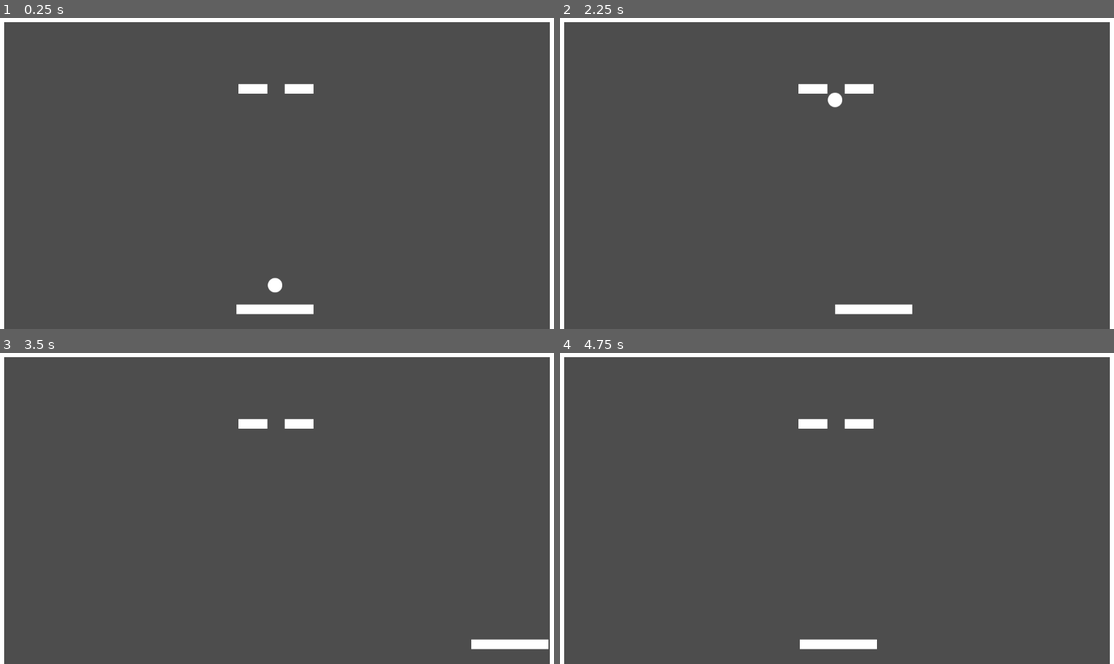
Above: before the commit, frames 1-4 (two rows, left to right).
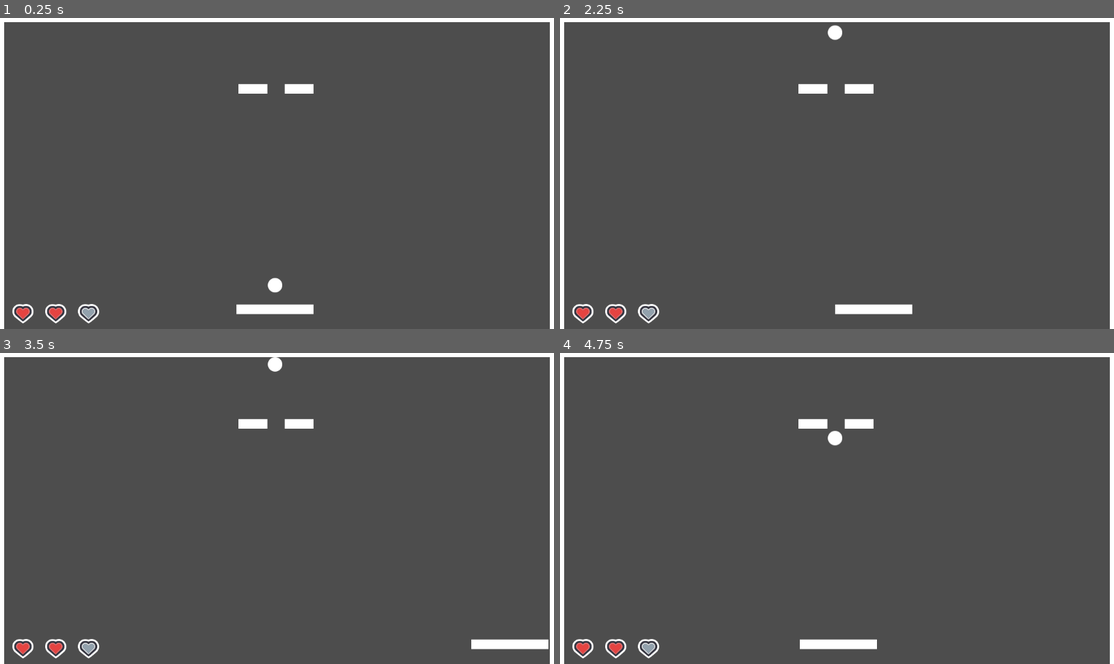
Above: after the commit, the same moments.

Repository: smarthall/20games
Game: Godot game, scene res://game_space.tscn
The game is run twice, just before and just after one commit, with the same random seed, the same clock (stepped at 60 frames per second) and the same inputs.
Inputs:
- Up to frame 1 (0.25 s): no input
- Up to frame 2 (2.25 s): tap Enter at 0.5 s; hold Right (PaddleRight) 0.53-1.28 s; hold Space (Action) 0.53-1.28 s; hold A (PaddleLeft) 1.28-2.03 s; tap Space (Action) at 1.35 s; hold Right (PaddleRight) from 2.03 s (still down); hold Space (Action) from 2.03 s (still down)
- Up to frame 3 (3.5 s): keep holding Right (PaddleRight); release Space (Action) at 2.78 s; tap Space (Action) at 2.85 s
- Up to frame 4 (4.75 s): release Right (PaddleRight) at 3.53 s; hold Space (Action) 3.53-4.28 s; hold A (PaddleLeft) from 3.53 s (still down); tap Space (Action) at 4.35 s

The runs differ from the first frame. In frame 1, 0.4% of the frame differs, in the area x 2-18%, y 91-99%; in frame 2, 0.6%, in the area x 2-51%, y 2-99%; in frame 3, 0.5%; in frame 4, 0.5%.

Commit message:
Lives implemented

Diff:
--- /dev/null
+++ b/breakout/Resources/hud_heart.svg
@@ -0,0 +1,9 @@
+<svg width="64" height="64" xmlns="http://www.w3.org/2000/svg" xmlns:xlink="http://www.w3.org/1999/xlink">
+  <defs/>
+  <g>
+    <path stroke="none" fill="#FFFFFF" d="M14 27.65 L14.2 29.9 Q14.85 33.45 17.4 35.85 31.05 47.95 32 48 33.25 48.1 46.6 35.85 49.15 33.45 49.8 29.9 L50 27.65 Q50 22.9 46.75 19.5 L46.6 19.35 Q43.3 16.2 38.5 16 L36.35 16.2 Q33.85 16.6 32 17.9 30.15 16.6 27.65 16.2 L25.5 16 Q20.7 16.2 17.4 19.35 L17.25 19.5 Q14 22.9 14 27.65 M32 13.35 Q33 12.85 35 12.45 L38.7 12 Q44.35 12.3 49.05 16.2 51.15 17.95 52.6 21.25 54 24.55 54 27.65 L53.75 30.65 Q52.85 35.5 49.35 38.8 L49.3 38.8 Q34.2 52.65 31.8 52 31.1 52.2 22.8 45.5 L14.65 38.8 Q12.3 36.6 10.25 30.45 L10 27.65 Q10 21.4 14.2 16.9 17.9 13.95 19.65 13.3 22.15 12.35 25.9 12.4 30.85 12.8 32 13.35"/>
+    <path stroke="none" fill="#353541" d="M14 27.65 Q14 22.9 17.25 19.5 L17.4 19.35 Q20.7 16.2 25.5 16 L27.65 16.2 Q30.15 16.6 32 17.9 33.85 16.6 36.35 16.2 L38.5 16 Q43.3 16.2 46.6 19.35 L46.75 19.5 Q50 22.9 50 27.65 L49.8 29.9 Q49.15 33.45 46.6 35.85 33.25 48.1 32 48 31.05 47.95 17.4 35.85 14.85 33.45 14.2 29.9 L14 27.65 M32 44 L43.85 32.95 Q45.45 31.45 45.85 29.2 L46 27.65 Q46 24.5 43.85 22.25 41.6 20.1 38.35 20 36 19.9 33.85 21.5 32.75 22.25 32 23.35 31.25 22.25 30.15 21.5 28 19.9 25.65 20 22.4 20.1 20.15 22.25 18 24.5 18 27.65 L18.15 29.2 Q18.55 31.45 20.15 32.95 31.6 44 32 44"/>
+    <path stroke="none" fill="#F17575" d="M32 44 Q31.6 44 20.15 32.95 18.55 31.45 18.15 29.2 L18 27.65 Q18 24.5 20.15 22.25 22.4 20.1 25.65 20 28 19.9 30.15 21.5 31.25 22.25 32 23.35 32.75 22.25 33.85 21.5 36 19.9 38.35 20 41.6 20.1 43.85 22.25 46 24.5 46 27.65 L45.85 29.2 Q45.45 31.45 43.85 32.95 L32 44 M21.55 31.5 Q32 41.6 32 42 32 41.6 42.45 31.5 43.6 30.45 43.85 28.85 L44 27.65 Q44 25.35 42.45 23.7 L42.4 23.65 Q40.7 22.05 38.3 22 L38.25 22 Q36.6 21.95 35.05 23.1 L34.95 23.15 Q34.2 23.7 33.65 24.5 L32.6 25.25 32 25.35 31.4 25.25 Q30.75 25.05 30.35 24.5 L29.05 23.15 28.95 23.1 Q27.4 21.95 25.75 22 L25.7 22 Q23.3 22.05 21.6 23.65 L21.55 23.7 Q20 25.35 20 27.65 L20.15 28.85 Q20.4 30.45 21.55 31.5"/>
+    <path stroke="none" fill="#E54341" d="M21.55 31.5 Q20.4 30.45 20.15 28.85 L20 27.65 Q20 25.35 21.55 23.7 L21.6 23.65 Q23.3 22.05 25.7 22 L25.75 22 Q27.4 21.95 28.95 23.1 L29.05 23.15 30.35 24.5 Q30.75 25.05 31.4 25.25 L32 25.35 32.6 25.25 33.65 24.5 Q34.2 23.7 34.95 23.15 L35.05 23.1 Q36.6 21.95 38.25 22 L38.3 22 Q40.7 22.05 42.4 23.65 L42.45 23.7 Q44 25.35 44 27.65 L43.85 28.85 Q43.6 30.45 42.45 31.5 32 41.6 32 42 32 41.6 21.55 31.5"/>
+  </g>
+</svg>
--- /dev/null
+++ b/breakout/Resources/hud_heart_empty.svg
@@ -0,0 +1,9 @@
+<svg width="64" height="64" xmlns="http://www.w3.org/2000/svg" xmlns:xlink="http://www.w3.org/1999/xlink">
+  <defs/>
+  <g>
+    <path stroke="none" fill="#FFFFFF" d="M14 27.65 L14.2 29.9 Q14.85 33.45 17.4 35.85 31.05 47.95 32 48 33.25 48.1 46.6 35.85 49.15 33.45 49.8 29.9 L50 27.65 Q50 22.9 46.75 19.5 L46.6 19.35 Q43.3 16.2 38.5 16 L36.35 16.2 Q33.85 16.6 32 17.9 30.15 16.6 27.65 16.2 L25.5 16 Q20.7 16.2 17.4 19.35 L17.25 19.5 Q14 22.9 14 27.65 M32 13.35 Q33 12.85 35 12.45 L38.7 12 Q44.35 12.3 49.05 16.2 51.15 17.95 52.6 21.25 54 24.55 54 27.65 L53.75 30.65 Q52.85 35.5 49.35 38.8 L49.3 38.8 Q34.75 52.15 32 52.05 L31.8 52 Q31.1 52.2 22.8 45.5 L14.65 38.8 Q12.3 36.6 10.25 30.45 L10 27.65 Q10 21.4 14.2 16.9 17.9 13.95 19.65 13.3 22.15 12.35 25.9 12.4 30.85 12.8 32 13.35"/>
+    <path stroke="none" fill="#353541" d="M14 27.65 Q14 22.9 17.25 19.5 L17.4 19.35 Q20.7 16.2 25.5 16 L27.65 16.2 Q30.15 16.6 32 17.9 33.85 16.6 36.35 16.2 L38.5 16 Q43.3 16.2 46.6 19.35 L46.75 19.5 Q50 22.9 50 27.65 L49.8 29.9 Q49.15 33.45 46.6 35.85 33.25 48.1 32 48 31.05 47.95 17.4 35.85 14.85 33.45 14.2 29.9 L14 27.65 M32 23.35 Q31.25 22.25 30.15 21.5 28 19.9 25.65 20 22.4 20.1 20.15 22.25 18 24.5 18 27.65 L18.15 29.2 Q18.55 31.45 20.15 32.95 31.6 44 32 44 L43.85 32.95 Q45.45 31.45 45.85 29.2 L46 27.65 Q46 24.5 43.85 22.25 41.6 20.1 38.35 20 36 19.9 33.85 21.5 32.75 22.25 32 23.35"/>
+    <path stroke="none" fill="#E8EBEE" d="M32 23.35 Q32.75 22.25 33.85 21.5 36 19.9 38.35 20 41.6 20.1 43.85 22.25 46 24.5 46 27.65 L45.85 29.2 Q45.45 31.45 43.85 32.95 L32 44 Q31.6 44 20.15 32.95 18.55 31.45 18.15 29.2 L18 27.65 Q18 24.5 20.15 22.25 22.4 20.1 25.65 20 28 19.9 30.15 21.5 31.25 22.25 32 23.35 M32 25.35 L31.4 25.25 Q30.75 25.05 30.35 24.5 L29.05 23.15 28.95 23.1 Q27.4 21.95 25.75 22 L25.7 22 Q23.3 22.05 21.6 23.65 L21.55 23.7 Q20 25.35 20 27.65 L20.15 28.85 Q20.4 30.45 21.55 31.5 32 41.6 32 42 32 41.6 42.45 31.5 43.6 30.45 43.85 28.85 L44 27.65 Q44 25.35 42.45 23.7 L42.4 23.65 Q40.7 22.05 38.3 22 L38.25 22 Q36.6 21.95 35.05 23.1 L34.95 23.15 Q34.2 23.7 33.65 24.5 L32.6 25.25 32 25.35"/>
+    <path stroke="none" fill="#92A1AD" d="M32 25.35 L32.6 25.25 33.65 24.5 Q34.2 23.7 34.95 23.15 L35.05 23.1 Q36.6 21.95 38.25 22 L38.3 22 Q40.7 22.05 42.4 23.65 L42.45 23.7 Q44 25.35 44 27.65 L43.85 28.85 Q43.6 30.45 42.45 31.5 32 41.6 32 42 32 41.6 21.55 31.5 20.4 30.45 20.15 28.85 L20 27.65 Q20 25.35 21.55 23.7 L21.6 23.65 Q23.3 22.05 25.7 22 L25.75 22 Q27.4 21.95 28.95 23.1 L29.05 23.15 30.35 24.5 Q30.75 25.05 31.4 25.25 L32 25.35"/>
+  </g>
+</svg>
--- a/breakout/game_space.gd
+++ b/breakout/game_space.gd
@@ -1,15 +1,49 @@
 extends Node2D
 
+@export var initial_lives :int = 3
+
 @onready var ball_holding_node : Node2D = $Player/BallHoldingNode
-@onready var ball : Ball = $Player/BallHoldingNode/Ball
+@onready var ui : CanvasLayer = $UI
+
+@onready var lives : int = 0: set = update_lives_display
+
+const ball_scene : PackedScene = preload("res://ball.tscn")
+
+var held_ball: Ball = null
+
+func _ready() -> void:
+	lives = initial_lives
+	new_ball()
 
 func _input(event: InputEvent) -> void:
-	if event.is_action_pressed("Action") && ball.get_parent() == ball_holding_node:
+	if event.is_action_pressed("Action") && held_ball:
 		launch_ball()
 
 	elif event.is_action_pressed("ui_cancel"):
 		get_tree().quit()
 
+func update_lives_display(value: int) -> void:
+	lives = value
+	ui.hearts = value
+
+func new_ball() -> void:
+	held_ball = ball_scene.instantiate()
+	ball_holding_node.add_child.call_deferred(held_ball)
+
 func launch_ball() -> void:
-	ball.reparent(self)
-	ball.start()
+	if not held_ball:
+		push_error("No held_ball instance to launch!")
+		return
+
+	held_ball.reparent(self)
+	held_ball.start()
+
+func _on_ball_killer_body_entered(body: Node2D) -> void:
+	if body is Ball:
+		lives -= 1
+		if lives <= 0:
+			get_tree().quit()
+
+		else:
+			body.queue_free()
+			new_ball()
--- a/breakout/game_space.tscn
+++ b/breakout/game_space.tscn
@@ -1,9 +1,9 @@
-[gd_scene load_steps=8 format=3 uid="uid://bbk25xfktogup"]
+[gd_scene load_steps=9 format=3 uid="uid://bbk25xfktogup"]
 
 [ext_resource type="PackedScene" uid="uid://c6rpcu815yae4" path="res://player.tscn" id="1_63fvg"]
 [ext_resource type="Script" uid="uid://uu45niv78pa0" path="res://game_space.gd" id="1_ihldm"]
-[ext_resource type="PackedScene" uid="uid://jgfp28ghomnu" path="res://ball.tscn" id="3_75ac5"]
 [ext_resource type="PackedScene" uid="uid://bsboa856u3ioq" path="res://brick.tscn" id="4_xq8gv"]
+[ext_resource type="PackedScene" uid="uid://dqyi0la612cb7" path="res://ui.tscn" id="5_wky0x"]
 
 [sub_resource type="RectangleShape2D" id="RectangleShape2D_n10u8"]
 size = Vector2(1172, 20)
@@ -14,8 +14,12 @@
 [sub_resource type="RectangleShape2D" id="RectangleShape2D_ihldm"]
 size = Vector2(20, 668)
 
+[sub_resource type="RectangleShape2D" id="RectangleShape2D_wky0x"]
+size = Vector2(1152, 20)
+
 [node name="GameSpace" type="Node2D"]
 script = ExtResource("1_ihldm")
+initial_lives = 2
 
 [node name="Boundaries" type="StaticBody2D" parent="."]
 collision_layer = 2
@@ -57,8 +61,6 @@
 [node name="BallHoldingNode" type="Node2D" parent="Player"]
 position = Vector2(0, -50)
 
-[node name="Ball" parent="Player/BallHoldingNode" instance=ExtResource("3_75ac5")]
-
 [node name="Bricks" type="Node2D" parent="."]
 
 [node name="Brick" parent="Bricks" instance=ExtResource("4_xq8gv")]
@@ -66,3 +68,15 @@
 
 [node name="Brick2" parent="Bricks" instance=ExtResource("4_xq8gv")]
 position = Vector2(622, 149)
+
+[node name="UI" parent="." instance=ExtResource("5_wky0x")]
+
+[node name="BallKiller" type="Area2D" parent="."]
+collision_layer = 16
+collision_mask = 4
+
+[node name="CollisionShape2D" type="CollisionShape2D" parent="BallKiller"]
+position = Vector2(576, 658)
+shape = SubResource("RectangleShape2D_wky0x")
+
+[connection signal="body_entered" from="BallKiller" to="." method="_on_ball_killer_body_entered"]
--- a/breakout/project.godot
+++ b/breakout/project.godot
@@ -44,6 +44,7 @@
 2d_physics/layer_2="Boundary"
 2d_physics/layer_3="Ball"
 2d_physics/layer_4="Bricks"
+2d_physics/layer_5="BallDeath"
 
 [rendering]
 
--- /dev/null
+++ b/breakout/ui.gd
@@ -0,0 +1,33 @@
+@tool
+
+extends CanvasLayer
+
+@export var hearts: int = 3: set = _set_health, get = _get_health
+
+const heart_full_texture = preload("res://Resources/hud_heart.svg")
+const heart_empty_texture = preload("res://Resources/hud_heart_empty.svg")
+
+@onready var heart_one_sprite = $Control/HBoxContainer/HeartOne
+@onready var heart_two_sprite = $Control/HBoxContainer/HeartTwo
+@onready var heart_three_sprite = $Control/HBoxContainer/HeartThree
+
+func _set_health(value: int) -> void:
+	hearts = value
+
+	if value < 3:
+		heart_three_sprite.texture = heart_empty_texture
+	else:
+		heart_three_sprite.texture = heart_full_texture
+
+	if value < 2:
+		heart_two_sprite.texture = heart_empty_texture
+	else:
+		heart_two_sprite.texture = heart_full_texture
+
+	if value < 1:
+		heart_one_sprite.texture = heart_empty_texture
+	else:
+		heart_one_sprite.texture = heart_full_texture
+
+func _get_health() -> int:
+	return hearts
--- /dev/null
+++ b/breakout/ui.tscn
@@ -0,0 +1,42 @@
+[gd_scene load_steps=3 format=3 uid="uid://dqyi0la612cb7"]
+
+[ext_resource type="Script" uid="uid://chby60n8rlv1s" path="res://ui.gd" id="1_fyqef"]
+[ext_resource type="Texture2D" uid="uid://drikmj7lppayo" path="res://Resources/hud_heart.svg" id="2_m6e0p"]
+
+[node name="UI" type="CanvasLayer"]
+script = ExtResource("1_fyqef")
+
+[node name="Control" type="Control" parent="."]
+layout_mode = 3
+anchors_preset = 0
+offset_right = 40.0
+offset_bottom = 40.0
+
+[node name="HBoxContainer" type="HBoxContainer" parent="Control"]
+layout_mode = 1
+anchors_preset = 12
+anchor_top = 1.0
+anchor_right = 1.0
+anchor_bottom = 1.0
+offset_top = 544.0
+offset_right = 160.0
+offset_bottom = 608.0
+grow_horizontal = 2
+grow_vertical = 0
+
+[node name="Spacer" type="Control" parent="Control/HBoxContainer"]
+custom_minimum_size = Vector2(30, 0)
+layout_mode = 2
+size_flags_horizontal = 8
+
+[node name="HeartOne" type="TextureRect" parent="Control/HBoxContainer"]
+layout_mode = 2
+texture = ExtResource("2_m6e0p")
+
+[node name="HeartTwo" type="TextureRect" parent="Control/HBoxContainer"]
+layout_mode = 2
+texture = ExtResource("2_m6e0p")
+
+[node name="HeartThree" type="TextureRect" parent="Control/HBoxContainer"]
+layout_mode = 2
+texture = ExtResource("2_m6e0p")
Not shown, added: breakout/Resources/hud_heart.svg.import
Not shown, added: breakout/Resources/hud_heart_empty.svg.import
Not shown, added: breakout/ui.gd.uid
